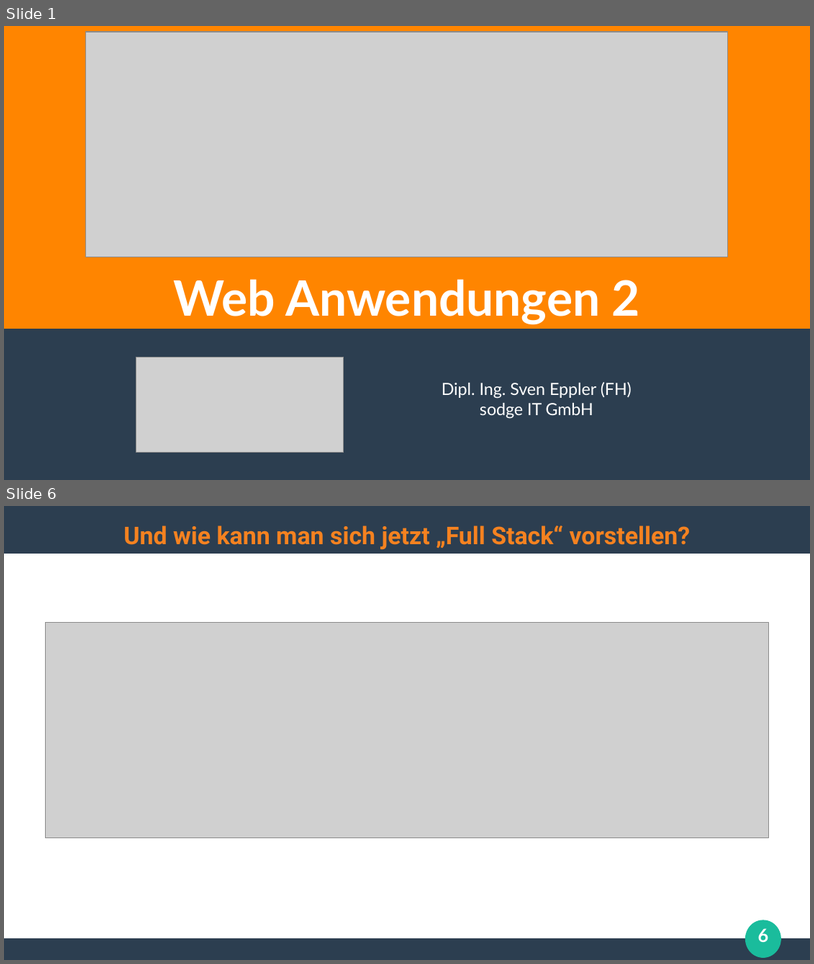
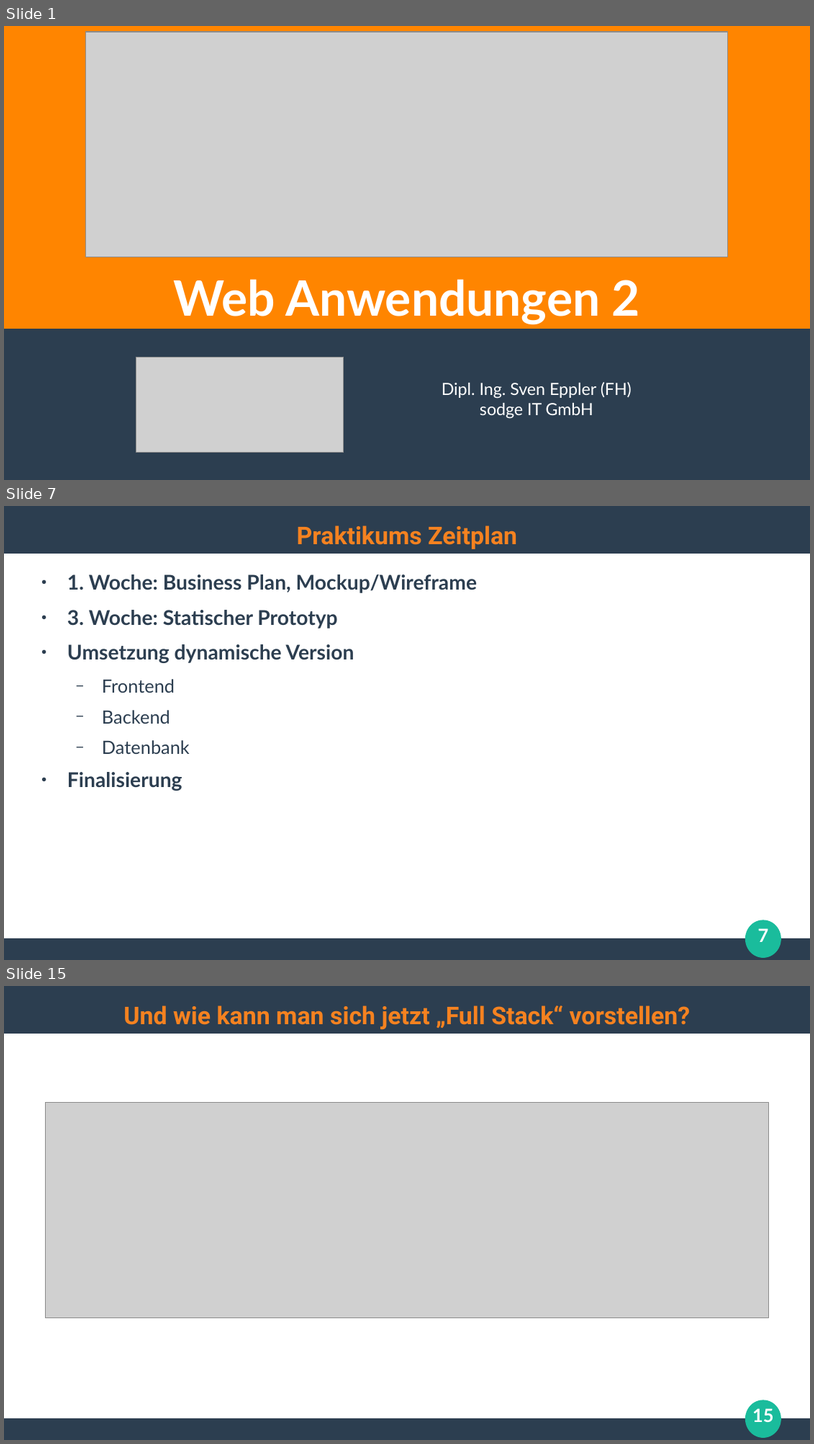
Before and after one commit to ghandmann/HS-AlbSig-WebAnwendungen2, a slide deck: Kapitel/00_Begruessung.odp. Shown one above the other, each under a label of ours: slides 1 and 6 before the commit, slides 1, 7 and 15 after it; the slides between them are not shown. The pictures are 814x964 and 814x1444 pixels, drawn with LibreOffice and Linux fonts; fonts in the diff are those of the drawing; grey boxes stand for pictures. Boxes give left, top, right and bottom in pixels: in the first picture for what was removed or moved away, otherwise in the second. Text is boxed around its words. In the diff, an @@ line names an element or a change of style, - is before the commit and + after.

```diff
--- a/Kapitel/00_Begruessung.odp
+++ b/Kapitel/00_Begruessung.odp
@@ slide 7 added at (x1=4, y1=506, x2=810, y2=960), background #FFFFFF; not listed: 3 template elements that a slide beside it also shows @@
@@ title added at (x1=297, y1=525, x2=517, y2=549), 24 pt, text #F58220, bold @@
+Praktikums Zeitplan
@@ text added at (x1=67, y1=574, x2=477, y2=790), 20 pt, text #2C3E50, bold @@
+● 1. Woche: Business Plan, Mockup/Wireframe
+● 3. Woche: Statischer Prototyp
+● Umsetzung dynamische Version
+  − Frontend
+  − Backend
+  − Datenbank
+● Finalisierung
@@ page number added at (x1=759, y1=928, x2=769, y2=942), 18 pt, text #FFFFFF, bold @@
+7
@@ what was slide 6 is now slide 15 @@
@@ page number at (x1=753, y1=1408, x2=774, y2=1422): text changed @@
-6
+15
```
Also in this commit, not shown: 5 slides changed, 7 other slides added, 2 slides removed.
